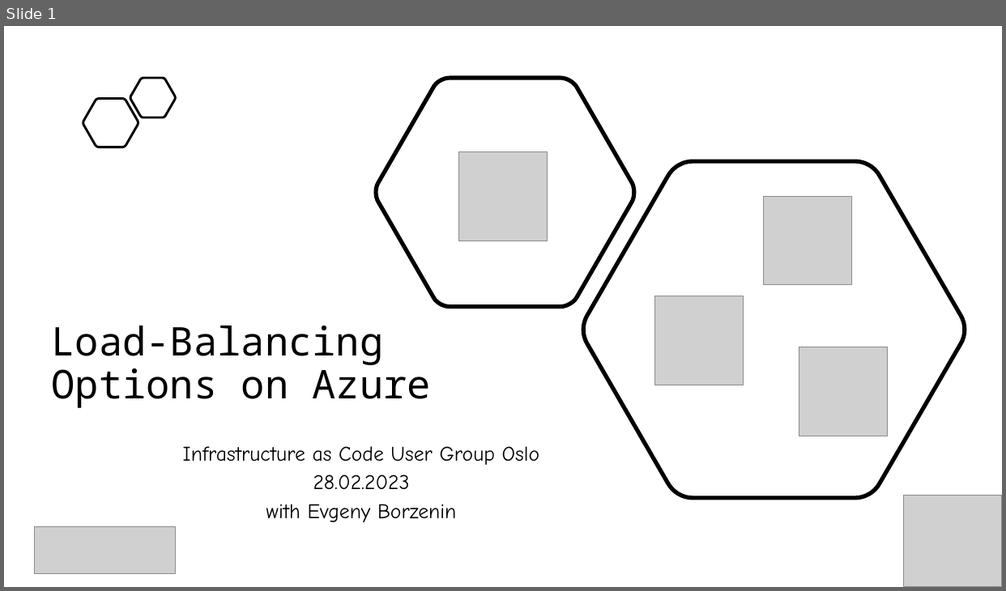
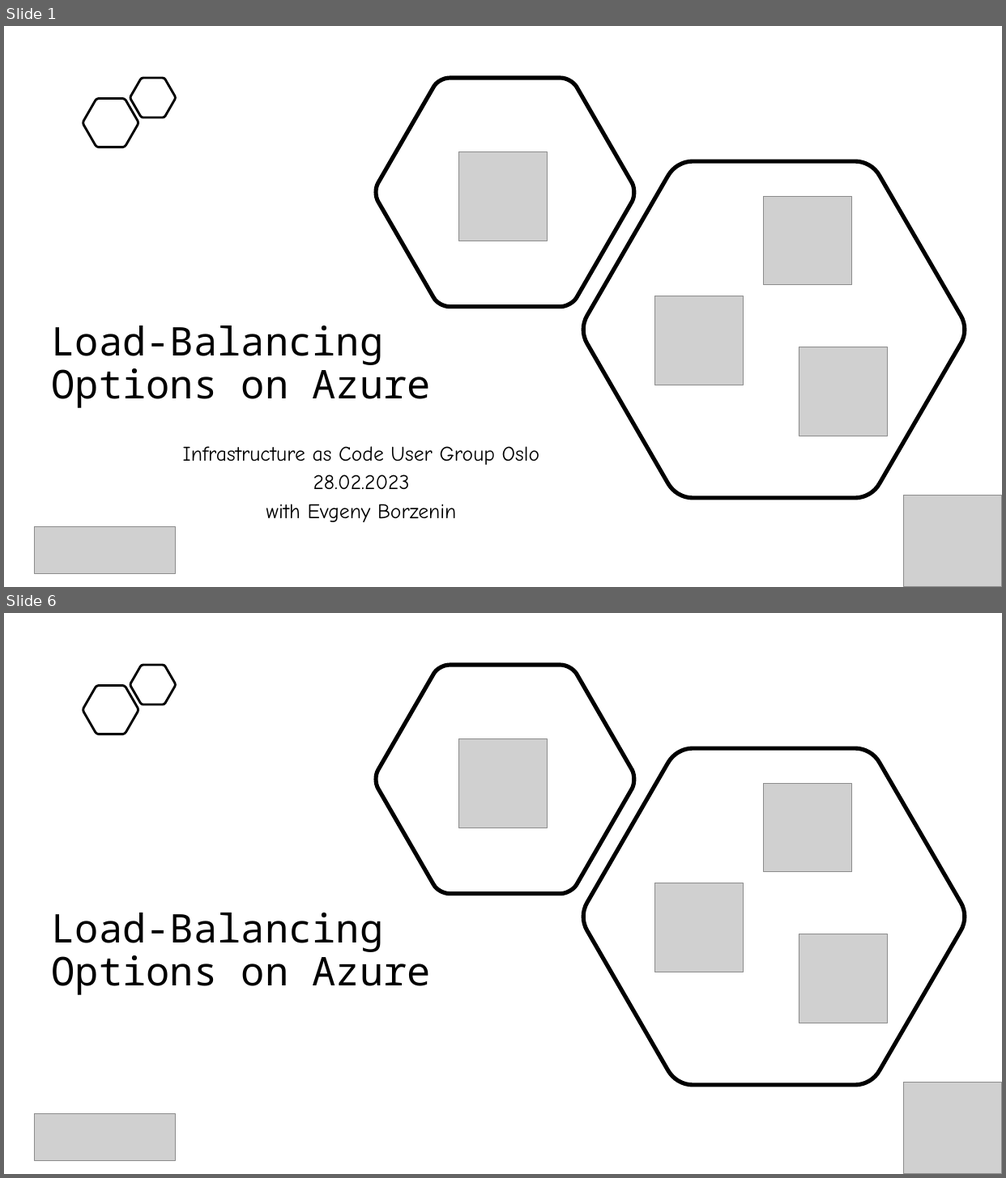
Before and after one commit to evgenyb/iac-workshops, a slide deck: azure-load-balancing-options/slides/azure-load-balancing-options.pptx. Shown one above the other, each under a label of ours: slide 1 before the commit, slides 1 and 6 after it; the slides between them are not shown. The pictures are 1006x591 and 1006x1178 pixels, drawn with LibreOffice and Linux fonts; fonts in the diff are those of the drawing; grey boxes stand for pictures. Boxes give left, top, right and bottom in pixels: in the first picture for what was removed or moved away, otherwise in the second. Text is boxed around its words. In the diff, an @@ line names an element or a change of style, - is before the commit and + after.

```diff
--- a/azure-load-balancing-options/slides/azure-load-balancing-options.pptx
+++ b/azure-load-balancing-options/slides/azure-load-balancing-options.pptx
@@ slide 6 added at [4, 613, 1002, 1174], background #FFFFFF @@
@@ freeform shape added at [130, 665, 176, 705], outline #000000 2.25 pt @@
@@ freeform shape added at [376, 665, 634, 894], outline #000000 4 pt @@
@@ freeform shape added at [83, 686, 138, 735], outline #000000 2.25 pt @@
@@ picture added at [459, 739, 548, 828] @@
@@ freeform shape added at [582, 748, 966, 1085], outline #000000 4 pt @@
@@ picture added at [764, 784, 852, 872] @@
@@ picture added at [654, 884, 743, 972] @@
@@ text added at [52, 913, 431, 995], 38 pt, text #000000 @@
+Load-Balancing Options on Azure
@@ picture added at [799, 935, 888, 1023] @@
@@ picture added at [904, 1082, 1002, 1174] @@
@@ picture added at [35, 1114, 176, 1161] @@
```
Also in this commit, not shown: 3 slides changed, 18 other slides added.
